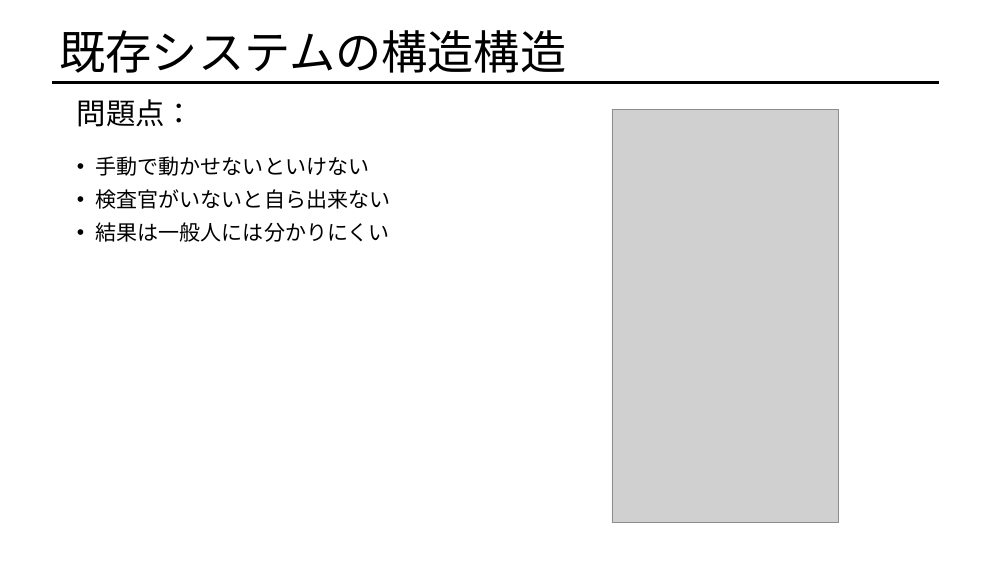
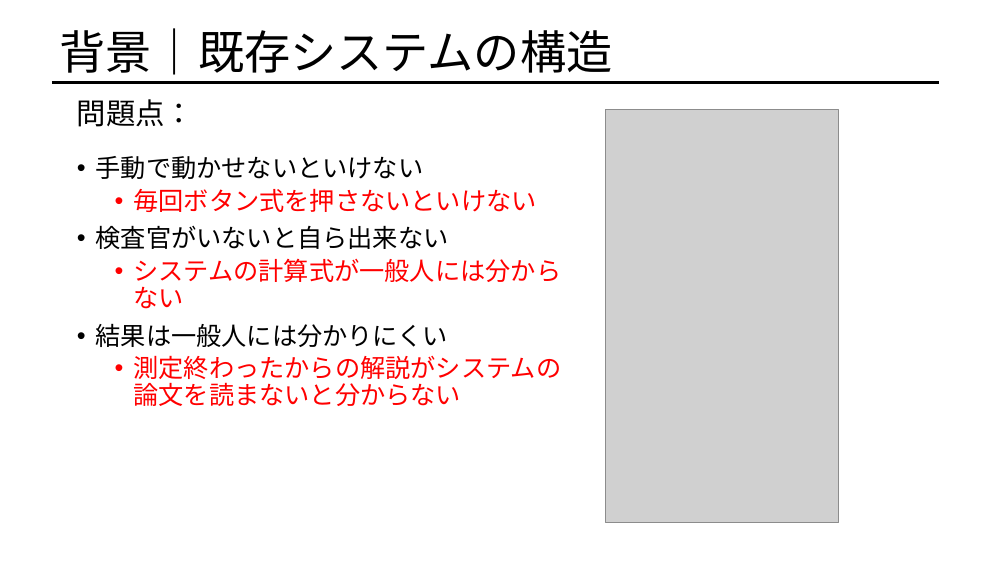
Before and after one commit to afiqfadzil/pythonProject1, a slide deck: slide 6 of LOCOMOTION.pptx (slide 5 before the commit). Drawn at 1008x567 pixels with LibreOffice and Linux fonts; fonts in the diff are those of the drawing; grey boxes stand for pictures. Boxes give left, top, right and bottom in pixels: in the first picture for what was removed or moved away, otherwise in the second. Text is boxed around its words. In the diff, an @@ line names an element or a change of style, - is before the commit and + after.

```diff
--- a/LOCOMOTION.pptx
+++ b/LOCOMOTION.pptx
@@ title at box(59, 28, 612, 75): text changed @@
-既存システムの構造構造
+背景｜既存システムの構造
@@ picture: place and size @@
-picture at box(613, 110, 839, 523)
+picture at box(606, 110, 839, 523)
@@ text at box(96, 156, 449, 347): size 20 to 24 pt in "手動で動かせないといけない", "検査官がいないと自ら出来ない", "結果は一般人には分かりにくい" @@
@@ text at box(134, 188, 537, 212): paragraph added @@
+  • 毎回ボタン式を押さないといけない
@@ text at box(134, 259, 562, 309): paragraph added @@
+  • システムの計算式が一般人には分からない
@@ text at box(134, 355, 562, 406): paragraph added @@
+  • 測定終わったからの解説がシステムの論文を読まないと分からない
```
Also in this commit, not shown: 21 other slides changed, 2 slides added, 5 other files.
